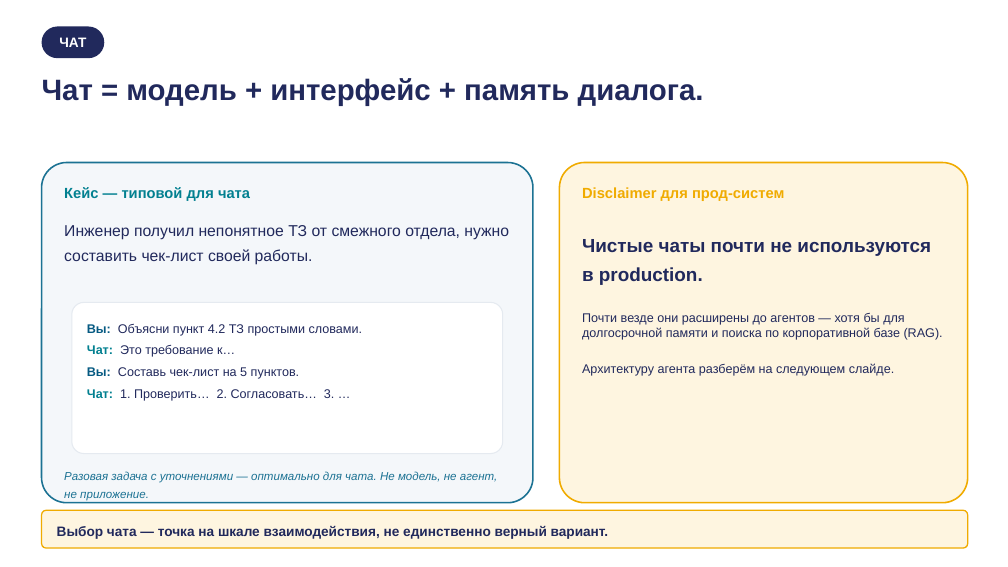
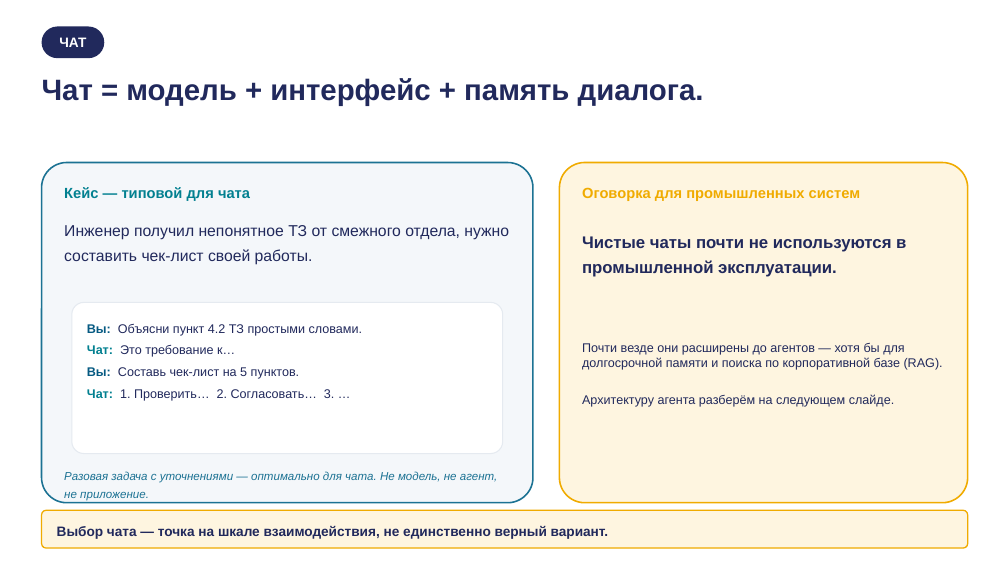
Before and after one commit to tellina-study/AI-usage-lessons, a slide deck: slide 18 of library/lectures/lec-01/rendered/lec-01.pptx. Drawn at 1008x567 pixels with LibreOffice and Linux fonts; fonts in the diff are those of the drawing. Boxes give left, top, right and bottom in pixels: in the first picture for what was removed or moved away, otherwise in the second. Text is boxed around its words. In the diff, an @@ line names an element or a change of style, - is before the commit and + after.

```diff
--- a/library/lectures/lec-01/rendered/lec-01.pptx
+++ b/library/lectures/lec-01/rendered/lec-01.pptx
@@ text at [582, 187, 861, 201]: text changed @@
-Disclaimer для прод-систем
+Оговорка для промышленных систем
@@ text at [582, 236, 906, 277]: text changed; size 18 to 16 pt @@
-Чистые чаты почти не используются в production.
+Чистые чаты почти не используются в промышленной эксплуатации.
@@ text "Почти везде они расширены до ...": place and size @@
-text "Почти везде они расширены до ..." at [582, 313, 943, 376]
+text "Почти везде они расширены до ..." at [582, 343, 943, 407]
```
Also in this commit, not shown: 6 other slides changed, 11 other files.
